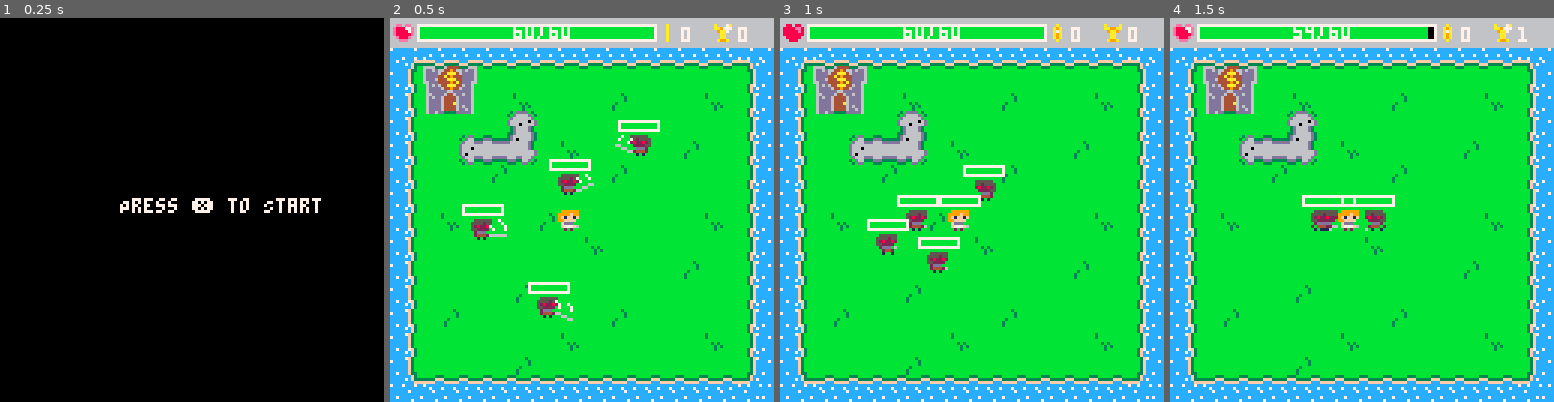
Above: before the commit, frames 1-4 (left to right).
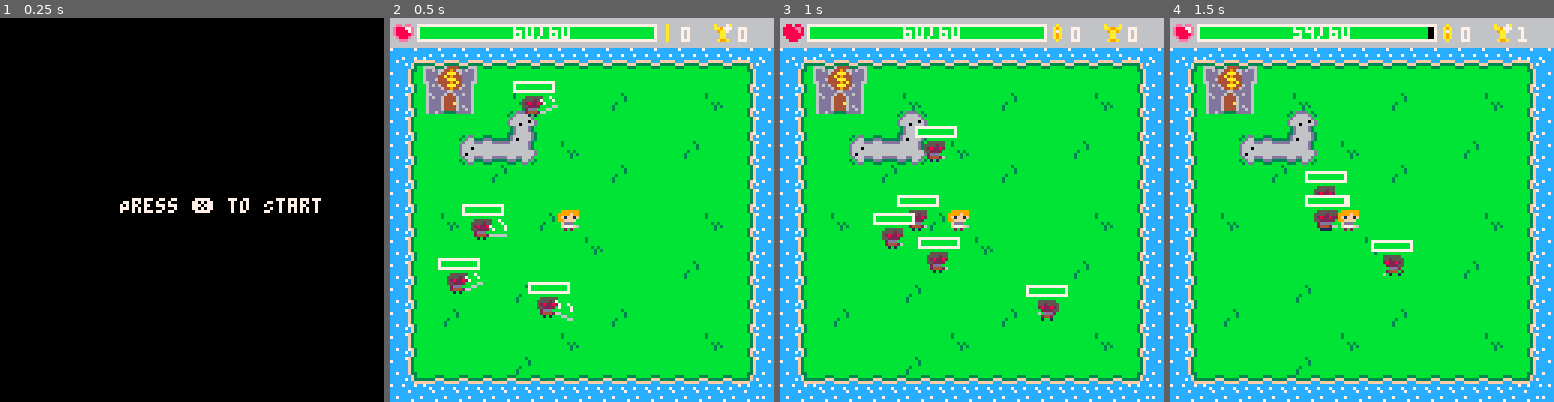
Above: after the commit, the same moments.

Repository: PancakedRivet/last-minute-hero
Game: PICO-8 cartridge last-minute-hero.p8
The game is run twice, just before and just after one commit, with the same random seed, the same clock (stepped at 60 frames per second) and the same inputs.
Inputs:
- Up to frame 1 (0.25 s): no input
- Up to frame 2 (0.5 s): tap X (X key) at 0.33 s
- Up to frame 3 (1 s): tap O (Z key) at 0.7 s
- Up to frame 4 (1.5 s): tap X (X key) at 1.07 s

Frame 1 is identical in both runs. In frame 2, 1.9% of the frame differs, in the area x 12-71%, y 16-72%; in frame 3, 2.1%, in the area x 22-75%, y 28-79%; in frame 4, 1.4%.

Commit message:
Implemented better enemy spawn locations

Diff:
--- a/scripts/enemy.lua
+++ b/scripts/enemy.lua
@@ -83,15 +83,19 @@
 function spawn_enemy()
     local enemy_x = 0
     local enemy_y = 0
-    local m1 = 0
-    local f1 = 1
+    local collision = 0
+    local near_player = true
+    local near_player_distance = 32 -- minimum distance from player to spawn is 4 sprites
+    local can_spawn = false
 
     -- loop until we find a non-collision tile to spawn the enemy on
-    while f1 do
+    while not can_spawn do
         enemy_x = ceil(rnd() * map_size.width)
         enemy_y = ceil(rnd() * map_size.height)
         local obj = {x = enemy_x, y = enemy_y, w = 7, h = 7}
-        f1 = any_collision(obj, game_flags.collision)
+        collision = any_collision(obj, game_flags.collision)
+        near_player = abs(enemy_x - player.x) < near_player_distance and abs(enemy_y - player.y) < near_player_distance
+        can_spawn = not near_player and not collision
     end
 
     return enemy_x, enemy_y
Not shown, changed: README.md
